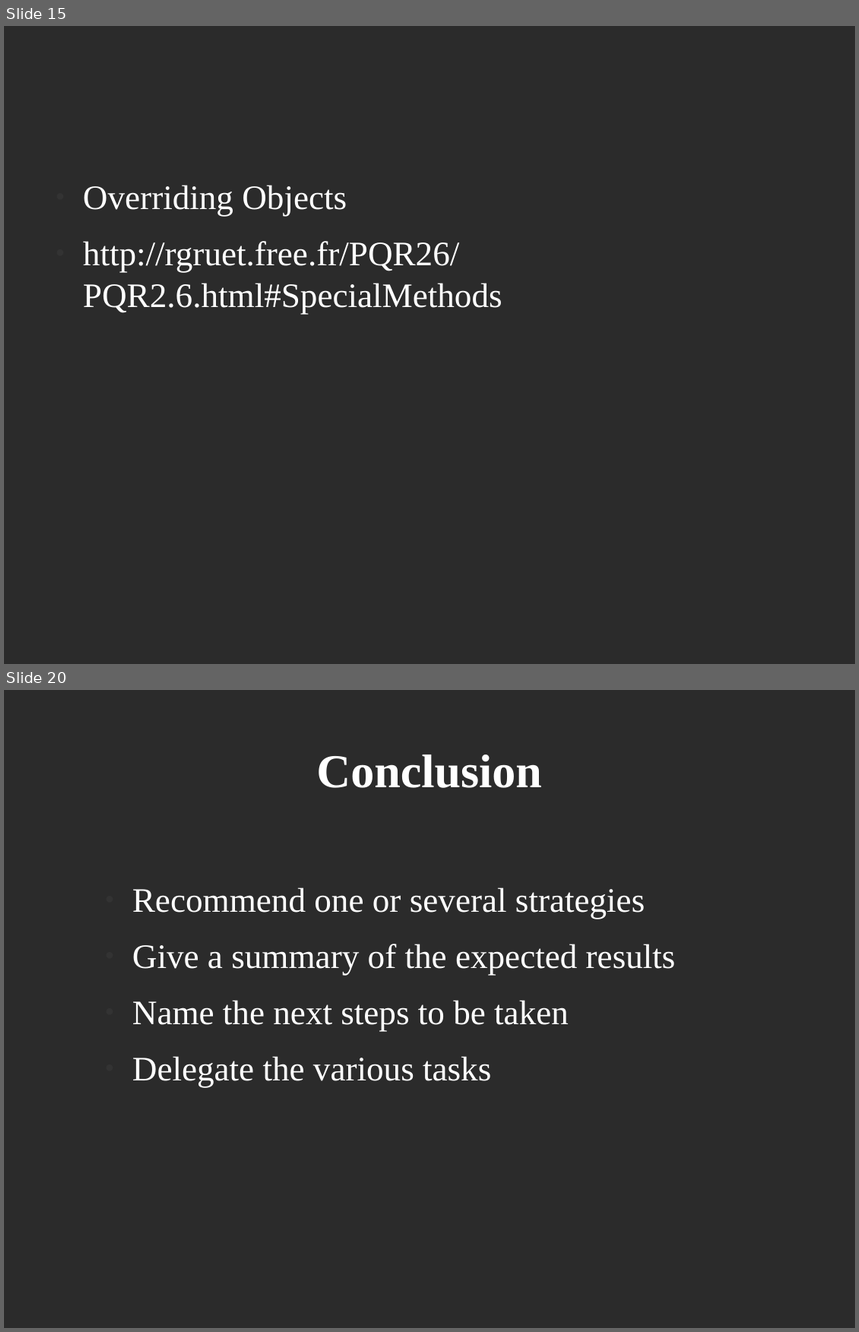
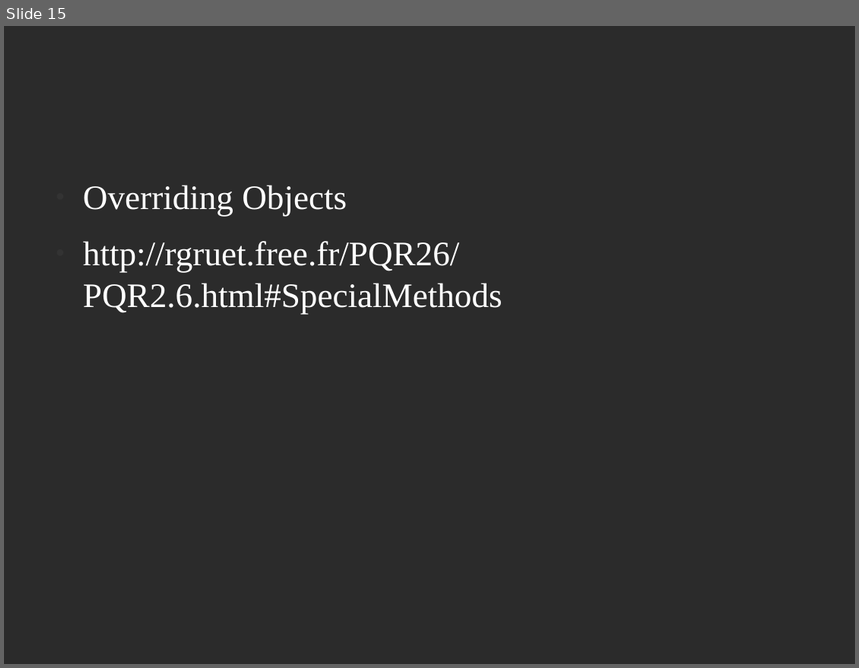
Before and after one commit to dsklopp/python_class, a slide deck: python_design_and_practical_scripting.odp. Shown one above the other, each under a label of ours: slides 15 and 20 before the commit, slide 15 after it; the slides between them are not shown. The pictures are 859x1332 and 859x668 pixels, drawn with LibreOffice and Linux fonts; fonts in the diff are those of the drawing; background and template pictures are left out; a plain dark background stands for a picture behind light text. Boxes give left, top, right and bottom in pixels: in the first picture for what was removed or moved away, otherwise in the second. Text is boxed around its words. In the diff, an @@ line names an element or a change of style, - is before the commit and + after.

```diff
--- a/python_design_and_practical_scripting.odp
+++ b/python_design_and_practical_scripting.odp
@@ slide 20 removed at bbox=[4, 690, 855, 1328], background picture (left out) @@
@@ title removed at bbox=[316, 755, 542, 788] @@
-Conclusion
@@ text removed at bbox=[132, 888, 676, 1088] @@
-● Recommend one or several strategies
-● Give a summary of the expected results
-● Name the next steps to be taken
-● Delegate the various tasks
```
Also in this commit, not shown: 5 slides added, 5 other slides removed, 19 other files.
